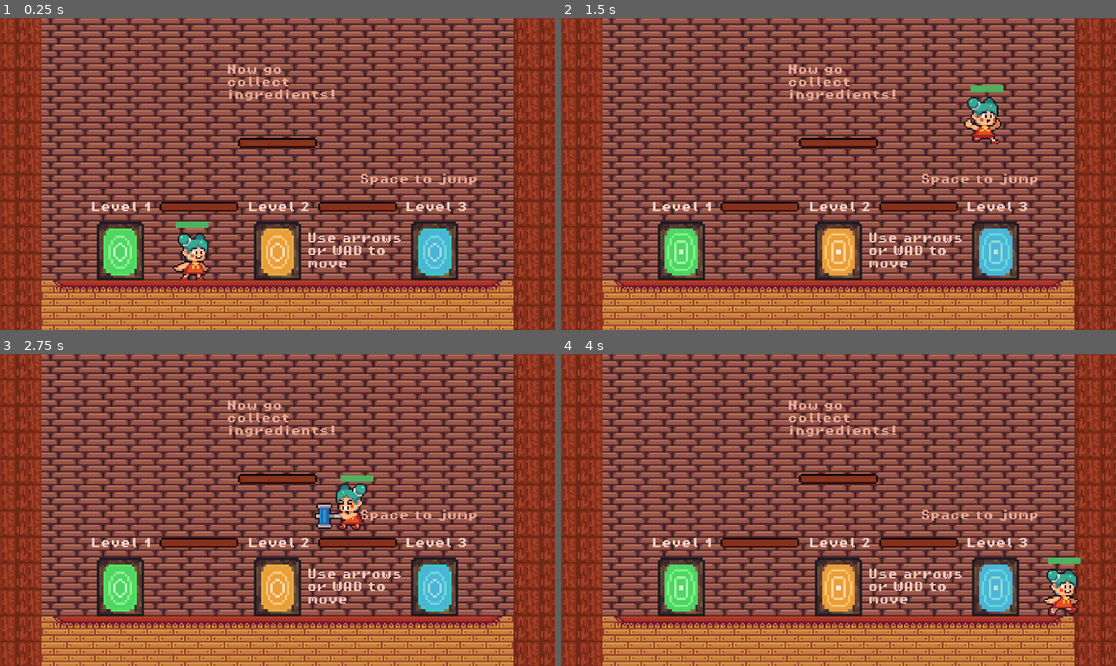
Above: before the commit, frames 1-4 (two rows, left to right).
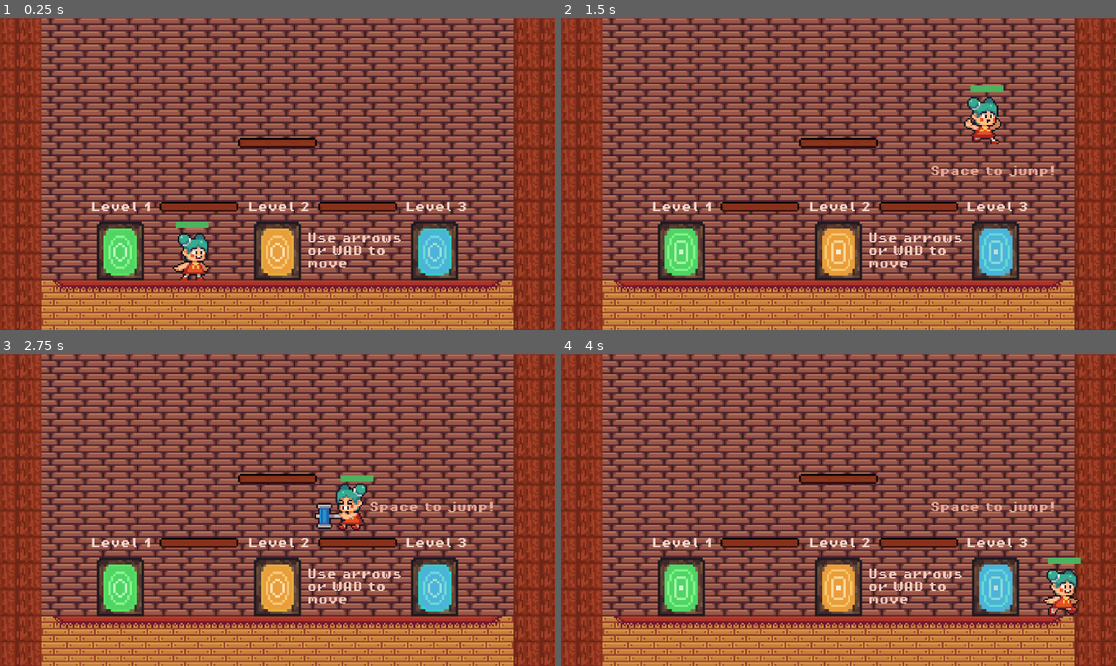
Above: after the commit, the same moments.

Repository: CakeRun/Vaerkstedsuge.github-brug-denne
Game: Godot game, scene res://main_scenes/tutroial_scene/MainTutorialScene.tscn
Two runs of this game, one before a commit and one after it. Both use one fixed random seed, a clock stepped at 60 frames per second and the inputs below.
Inputs:
- Up to frame 1 (0.25 s): no input
- Up to frame 2 (1.5 s): hold D (move_right) from 0.53 s (still down); tap E (enter) at 0.6 s; tap Space (jump) at 0.77, 0.8, 1.07, 1.35 s
- Up to frame 3 (2.75 s): tap Space (jump) at 1.52, 1.82, 2.3 s; tap E (enter) at 1.55 s; release D (move_right) at 2.03 s; hold A (move_left) from 2.03 s (still down); tap X (attack) at 2.1 s
- Up to frame 4 (4 s): release A (move_left) at 2.78 s; hold D (move_right) from 2.78 s (still down); tap E (enter) at 2.85, 3.6 s; tap Space (jump) at 3.02, 3.32, 3.77, 3.8 s

The runs differ from the first frame. In frame 1, 0.7% of the frame differs, in the area x 41-86%, y 14-54%; in frame 2, 1.0%, in the area x 41-89%, y 14-54%; in frame 3, 1.0%; in frame 4, 1.0%.

Commit message:
Tutorial coolness update (og bear collision)

Diff:
--- a/GoDot/Enemy 3 (bear)/enemy_3_scene.tscn
+++ b/GoDot/Enemy 3 (bear)/enemy_3_scene.tscn
@@ -181,6 +181,7 @@
 radius = 20.3342
 
 [node name="Enemy3Scene" type="CharacterBody2D"]
+collision_layer = 2
 collision_mask = 9
 script = ExtResource("1_73lgq")
 
@@ -191,8 +192,8 @@
 
 [node name="wakeup_area" type="Area2D" parent="."]
 scale = Vector2(0.76, 0.68)
-collision_layer = 4
-collision_mask = 12
+collision_layer = 2
+collision_mask = 8
 
 [node name="wakeup_area_collisionshape" type="CollisionShape2D" parent="wakeup_area"]
 position = Vector2(1, -29)
@@ -203,8 +204,8 @@
 [node name="detection_area" type="Area2D" parent="."]
 position = Vector2(0, -10)
 scale = Vector2(2, 0.58052)
-collision_layer = 4
-collision_mask = 12
+collision_layer = 2
+collision_mask = 8
 
 [node name="detection_area_collisionshape" type="CollisionShape2D" parent="detection_area"]
 position = Vector2(2.11758e-22, -13.7185)
--- a/GoDot/main_scenes/tutroial_scene/MainTutorialScene.gd
+++ b/GoDot/main_scenes/tutroial_scene/MainTutorialScene.gd
@@ -1,19 +1,40 @@
 extends Node2D
 
 @onready var label_door = $txt/Label_door
+@onready var label_jump = $txt/Label_jump
+@onready var label_mission = $txt/Label_mission
+@onready var label_mission_2 = $txt/Label_mission2
+@onready var timer = $Timer
+@onready var block = $Doors/Block
 
+var BlockDoor = true
 # Called when the node enters the scene tree for the first time.
 func _ready():
 	label_door.visible = false
+	label_jump.visible = false
+	label_mission.visible = false
+	label_mission_2.visible = false
 
 
-# Called every frame. 'delta' is the elapsed time since the previous frame.
-func _process(delta):
-	pass
-
-
+#E to door
 func _on_area_2d_body_entered(body):
 	label_door.visible = true
-
 func _on_area_2d_body_exited(body):
 	label_door.visible = false
+#space to jump
+func _on_jump_body_entered(body):
+	label_jump.visible = true
+func _on_jump_body_exited(body):
+	label_jump.visible = false
+#mission
+func _on_mission_body_entered(body):
+	label_mission.visible = true
+	timer.start()
+	if BlockDoor == true:
+		block.queue_free()
+		BlockDoor = false
+	await timer.timeout
+	label_mission_2.visible = true
+func _on_mission_body_exited(body):
+	label_mission.visible = false
+	label_mission_2.visible = false
--- a/GoDot/main_scenes/tutroial_scene/MainTutorialScene.tscn
+++ b/GoDot/main_scenes/tutroial_scene/MainTutorialScene.tscn
@@ -5845,8 +5845,17 @@
 [sub_resource type="RectangleShape2D" id="RectangleShape2D_8j2d3"]
 size = Vector2(10.478, 15.1466)
 
+[sub_resource type="RectangleShape2D" id="RectangleShape2D_2o7be"]
+size = Vector2(9, 138)
+
 [sub_resource type="RectangleShape2D" id="RectangleShape2D_ainkt"]
 size = Vector2(38, 35)
+
+[sub_resource type="RectangleShape2D" id="RectangleShape2D_di7ap"]
+size = Vector2(157, 156)
+
+[sub_resource type="RectangleShape2D" id="RectangleShape2D_6b4sd"]
+size = Vector2(56, 71)
 
 [node name="Main" type="Node2D"]
 position = Vector2(-9, -7)
@@ -5862,43 +5871,51 @@
 layer_2/name = "Foreground"
 layer_2/tile_data = PackedInt32Array()
 
-[node name="DoorBlue" parent="." instance=ExtResource("3_8cbd5")]
-position = Vector2(96, -18)
+[node name="Doors" type="Node" parent="."]
+
+[node name="DoorBlue" parent="Doors" instance=ExtResource("3_8cbd5")]
+position = Vector2(87, -25)
 scale = Vector2(1.44011, 1.44011)
 script = ExtResource("4_e5528")
 
-[node name="area2D_blue_main" type="Area2D" parent="DoorBlue"]
+[node name="area2D_blue_main" type="Area2D" parent="Doors/DoorBlue"]
 collision_mask = 8
 
-[node name="CollisionShape" type="CollisionShape2D" parent="DoorBlue/area2D_blue_main"]
+[node name="CollisionShape" type="CollisionShape2D" parent="Doors/DoorBlue/area2D_blue_main"]
 position = Vector2(-1.52588e-05, 0)
 scale = Vector2(1.39976, 1.40846)
 shape = SubResource("RectangleShape2D_8j2d3")
 
-[node name="DoorOrange" parent="." instance=ExtResource("5_wdu5r")]
-position = Vector2(0, -18)
+[node name="DoorOrange" parent="Doors" instance=ExtResource("5_wdu5r")]
+position = Vector2(-9, -25)
 scale = Vector2(1.43926, 1.43926)
 script = ExtResource("4_e5528")
 
-[node name="area2D_orange_main" type="Area2D" parent="DoorOrange"]
+[node name="area2D_orange_main" type="Area2D" parent="Doors/DoorOrange"]
 collision_mask = 8
 
-[node name="CollisionShape" type="CollisionShape2D" parent="DoorOrange/area2D_orange_main"]
+[node name="CollisionShape" type="CollisionShape2D" parent="Doors/DoorOrange/area2D_orange_main"]
 position = Vector2(-1.52588e-05, 0)
 scale = Vector2(1.39976, 1.40846)
 shape = SubResource("RectangleShape2D_8j2d3")
 
-[node name="DoorGreen" parent="." instance=ExtResource("6_s15xc")]
-position = Vector2(-96, -18)
+[node name="DoorGreen" parent="Doors" instance=ExtResource("6_s15xc")]
+position = Vector2(-105, -25)
 scale = Vector2(1.43965, 1.43965)
 
-[node name="area2D_green_main" type="Area2D" parent="DoorGreen"]
+[node name="area2D_green_main" type="Area2D" parent="Doors/DoorGreen"]
 collision_mask = 8
 
-[node name="CollisionShape" type="CollisionShape2D" parent="DoorGreen/area2D_green_main"]
+[node name="CollisionShape" type="CollisionShape2D" parent="Doors/DoorGreen/area2D_green_main"]
 position = Vector2(-1.52588e-05, 0)
 scale = Vector2(1.39976, 1.40846)
 shape = SubResource("RectangleShape2D_8j2d3")
+
+[node name="Block" type="StaticBody2D" parent="Doors"]
+
+[node name="CollisionShape2D" type="CollisionShape2D" parent="Doors/Block"]
+position = Vector2(-88.5, -69)
+shape = SubResource("RectangleShape2D_2o7be")
 
 [node name="Player" parent="." instance=ExtResource("8_ogavk")]
 z_index = 1
@@ -5959,15 +5976,15 @@
 metadata/_edit_use_anchors_ = true
 
 [node name="Label_jump" type="Label" parent="txt"]
-offset_left = 41.0
-offset_top = -72.0
-offset_right = 233.0
-offset_bottom = -49.0
+offset_left = 47.0
+offset_top = -77.0
+offset_right = 239.0
+offset_bottom = -54.0
 scale = Vector2(0.376787, 0.406986)
 theme_override_colors/font_color = Color(0.903723, 0.666637, 0.588805, 1)
 theme_override_fonts/font = ExtResource("7_mcjrf")
 theme_override_font_sizes/font_size = 0
-text = "Space to jump"
+text = "Space to jump!"
 metadata/_edit_use_anchors_ = true
 
 [node name="Label_move" type="Label" parent="txt"]
@@ -5984,15 +6001,28 @@
 metadata/_edit_use_anchors_ = true
 
 [node name="Label_mission" type="Label" parent="txt"]
-offset_left = -40.0
-offset_top = -139.0
-offset_right = 152.0
-offset_bottom = -85.0
+offset_left = -39.0
+offset_top = -149.0
+offset_right = 153.0
+offset_bottom = -95.0
 scale = Vector2(0.376787, 0.406986)
 theme_override_colors/font_color = Color(0.901961, 0.666667, 0.588235, 1)
 theme_override_fonts/font = ExtResource("7_mcjrf")
 theme_override_font_sizes/font_size = 0
-text = "Now go collect ingredients!"
+text = "Now go collect ingredients..."
+autowrap_mode = 2
+metadata/_edit_use_anchors_ = true
+
+[node name="Label_mission2" type="Label" parent="txt"]
+offset_left = 41.0
+offset_top = -134.0
+offset_right = 233.0
+offset_bottom = -61.0
+scale = Vector2(0.376787, 0.406986)
+theme_override_colors/font_color = Color(0.901961, 0.666667, 0.588235, 1)
+theme_override_fonts/font = ExtResource("7_mcjrf")
+theme_override_font_sizes/font_size = 0
+text = "... and defend yourself with X"
 autowrap_mode = 2
 metadata/_edit_use_anchors_ = true
 
@@ -6029,16 +6059,41 @@
 [node name="platform" parent="platforms" instance=ExtResource("10_djpel")]
 position = Vector2(-57, -52)
 
-[node name="Area2D" type="Area2D" parent="."]
+[node name="TextDetectors" type="Node" parent="."]
+
+[node name="door" type="Area2D" parent="TextDetectors"]
+position = Vector2(-9, -7)
 collision_mask = 8
 
-[node name="CollisionShape2D" type="CollisionShape2D" parent="Area2D"]
+[node name="CollisionShape2D" type="CollisionShape2D" parent="TextDetectors/door"]
 position = Vector2(-96, -18.5)
 shape = SubResource("RectangleShape2D_ainkt")
 
-[connection signal="body_entered" from="DoorOrange/area2D_orange_main" to="DoorOrange" method="_on_area_2d_orange_main_body_entered"]
-[connection signal="body_exited" from="DoorOrange/area2D_orange_main" to="DoorOrange" method="_on_area_2d_orange_main_body_exited"]
-[connection signal="body_entered" from="DoorGreen/area2D_green_main" to="DoorGreen" method="_on_area_2d_green_main_body_entered"]
-[connection signal="body_exited" from="DoorGreen/area2D_green_main" to="DoorGreen" method="_on_area_2d_green_main_body_exited"]
-[connection signal="body_entered" from="Area2D" to="." method="_on_area_2d_body_entered"]
-[connection signal="body_exited" from="Area2D" to="." method="_on_area_2d_body_exited"]
+[node name="jump" type="Area2D" parent="TextDetectors"]
+collision_mask = 8
+
+[node name="CollisionShape2D" type="CollisionShape2D" parent="TextDetectors/jump"]
+position = Vector2(57.5, -83)
+shape = SubResource("RectangleShape2D_di7ap")
+
+[node name="mission" type="Area2D" parent="TextDetectors"]
+collision_mask = 8
+
+[node name="CollisionShape2D" type="CollisionShape2D" parent="TextDetectors/mission"]
+position = Vector2(-8, -130.5)
+shape = SubResource("RectangleShape2D_6b4sd")
+
+[node name="Timer" type="Timer" parent="."]
+wait_time = 0.7
+one_shot = true
+
+[connection signal="body_entered" from="Doors/DoorOrange/area2D_orange_main" to="Doors/DoorOrange" method="_on_area_2d_orange_main_body_entered"]
+[connection signal="body_exited" from="Doors/DoorOrange/area2D_orange_main" to="Doors/DoorOrange" method="_on_area_2d_orange_main_body_exited"]
+[connection signal="body_entered" from="Doors/DoorGreen/area2D_green_main" to="Doors/DoorGreen" method="_on_area_2d_green_main_body_entered"]
+[connection signal="body_exited" from="Doors/DoorGreen/area2D_green_main" to="Doors/DoorGreen" method="_on_area_2d_green_main_body_exited"]
+[connection signal="body_entered" from="TextDetectors/door" to="." method="_on_area_2d_body_entered"]
+[connection signal="body_exited" from="TextDetectors/door" to="." method="_on_area_2d_body_exited"]
+[connection signal="body_entered" from="TextDetectors/jump" to="." method="_on_jump_body_entered"]
+[connection signal="body_exited" from="TextDetectors/jump" to="." method="_on_jump_body_exited"]
+[connection signal="body_entered" from="TextDetectors/mission" to="." method="_on_mission_body_entered"]
+[connection signal="body_exited" from="TextDetectors/mission" to="." method="_on_mission_body_exited"]
Not shown: 2 places in GoDot/Level 1 (green)/Level 1.tscn that only renumber resources
Not shown: 2 places in GoDot/main_scenes/tutroial_scene/MainTutorialScene.tscn that only renumber resources
